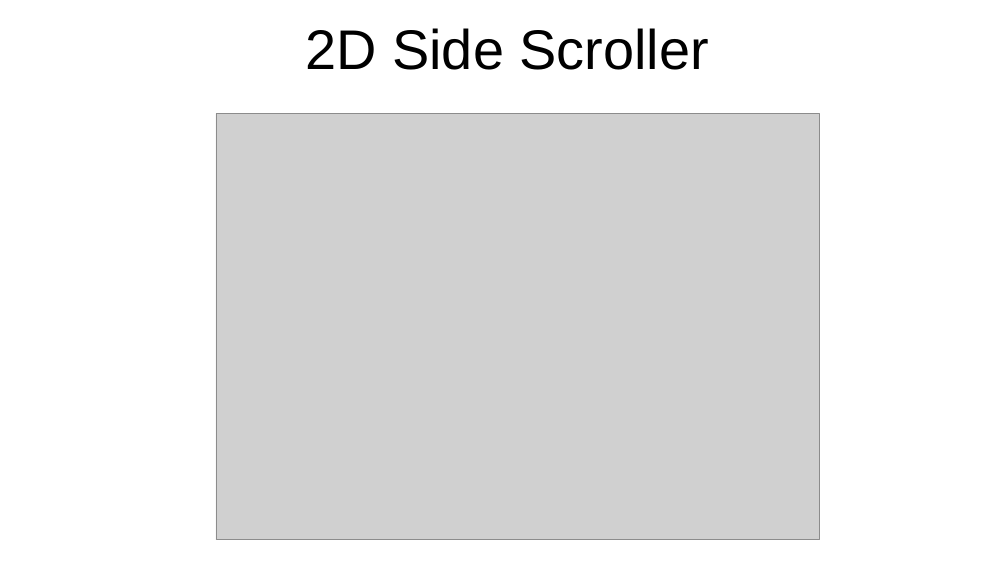
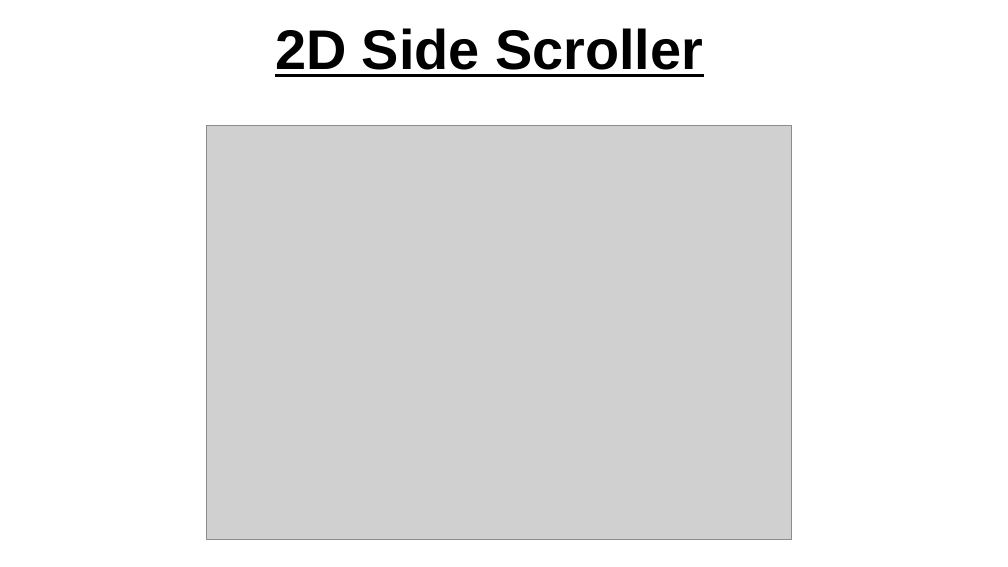
Before and after one commit to tellmon/2D-side-scroller, a slide deck: slide 1 of powerPoint.odp. Drawn at 1008x567 pixels with LibreOffice and Linux fonts; fonts in the diff are those of the drawing; grey boxes stand for pictures. Boxes give left, top, right and bottom in pixels: in the first picture for what was removed or moved away, otherwise in the second. Text is boxed around its words. In the diff, an @@ line names an element or a change of style, - is before the commit and + after.

```diff
--- a/powerPoint.odp
+++ b/powerPoint.odp
@@ title "2D Side Scroller": place and size @@
-title "2D Side Scroller" at [306,28,709,70]
+title "2D Side Scroller" at [275,28,703,77]
@@ title "2D Side Scroller" at [275,28,703,77]: bold on, underline on @@
@@ picture: place and size @@
-picture at [216,113,820,540]
+picture at [207,126,792,540]
```
Also in this commit, not shown: 1 other slide changed, 7 slides added, 6 slides removed, 2 other files.
